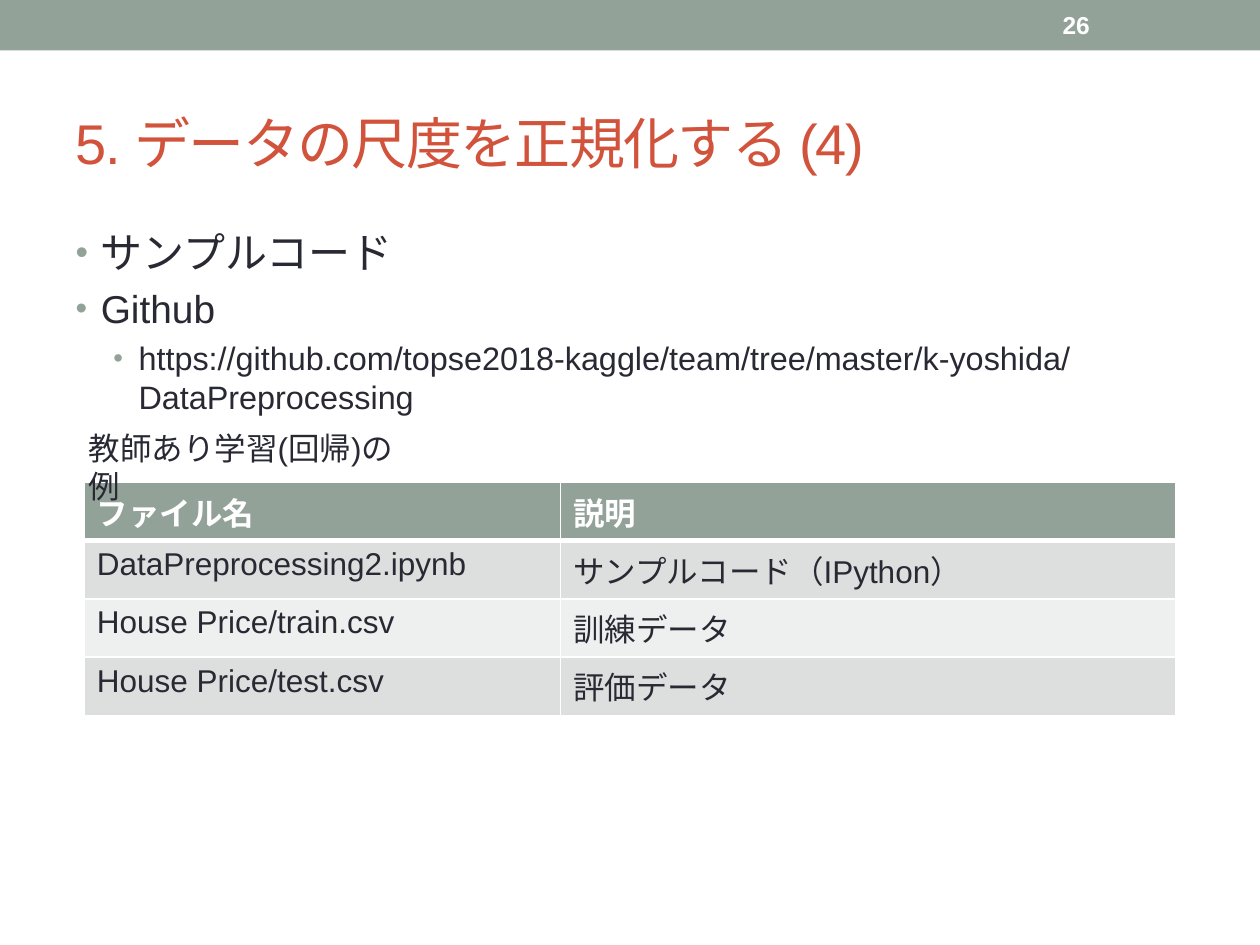
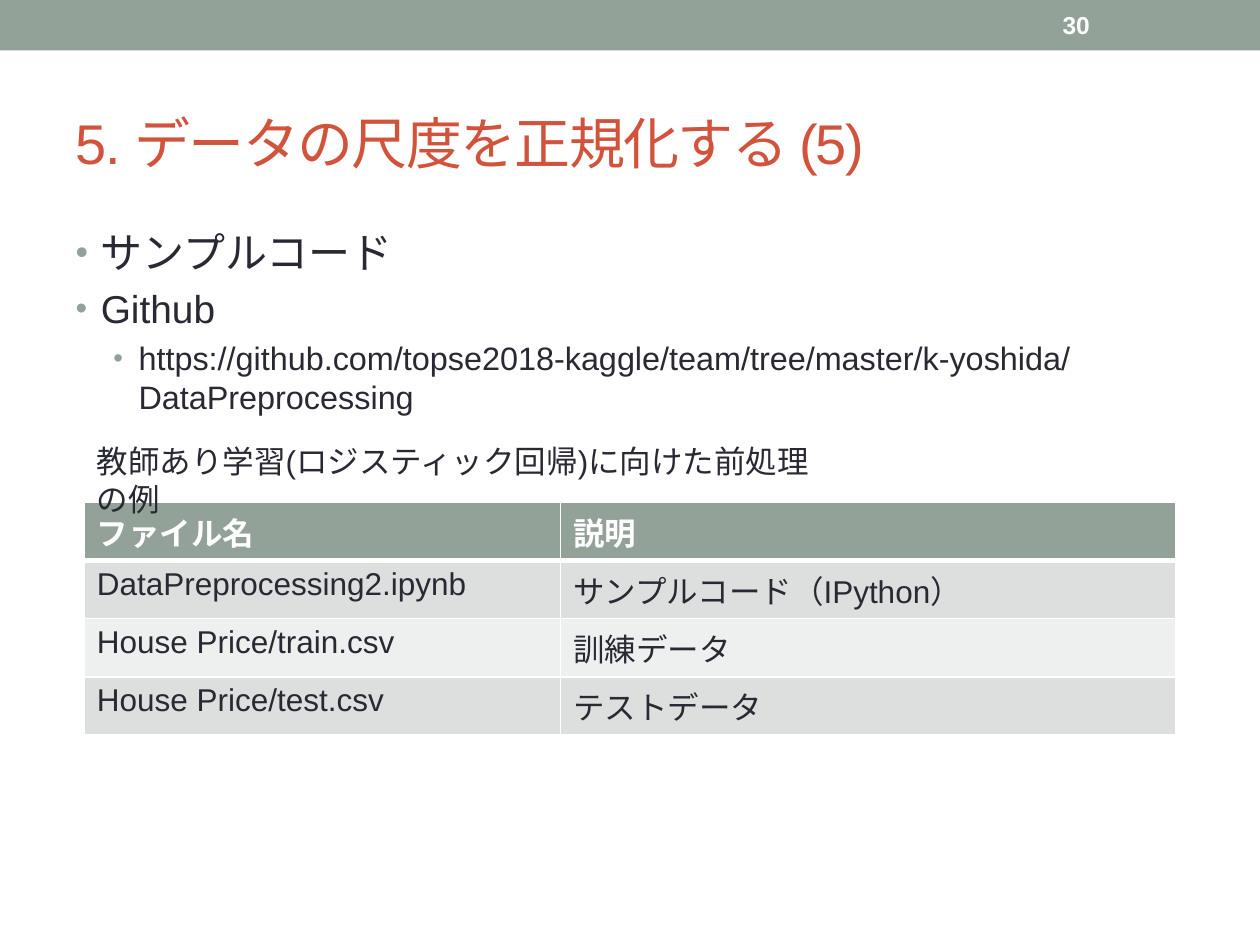
Before and after one commit to topse2018-kaggle/team, a slide deck: slide 30 of k-yoshida/Data Preprocessing.pptx (slide 26 before the commit). Drawn at 1260x945 pixels with LibreOffice and Linux fonts; fonts in the diff are those of the drawing. Boxes give left, top, right and bottom in pixels: in the first picture for what was removed or moved away, otherwise in the second. Text is boxed around its words. In the diff, an @@ line names an element or a change of style, - is before the commit and + after.

```diff
--- a/k-yoshida/Data Preprocessing.pptx
+++ b/k-yoshida/Data Preprocessing.pptx
@@ page number at [1063,17,1090,34]: text changed @@
-26
+30
@@ title at [76,116,864,174]: text changed @@
-5. データの尺度を正規化する (4)
+5. データの尺度を正規化する (5)
@@ text at [97,446,809,480]: text changed @@
-教師あり学習(回帰)の例
+教師あり学習(ロジスティック回帰)に向けた前処理の例
@@ table at [84,503,1176,725] @@
-row 4, column 2: 評価データ
+row 4, column 2: テストデータ
@@ table: place and size @@
-table at [84,483,1176,706]
+table at [84,503,1176,725]
```
Also in this commit, not shown: 27 other slides changed, 5 slides added, 1 slide removed.
